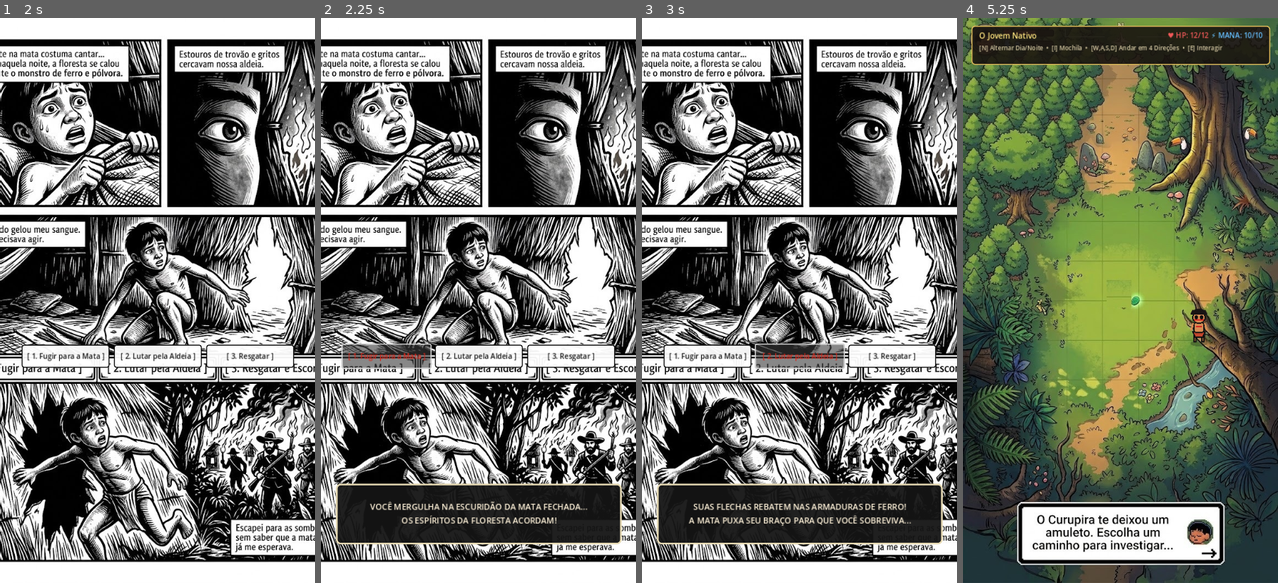
Above: before the commit, frames 1-4 (left to right).
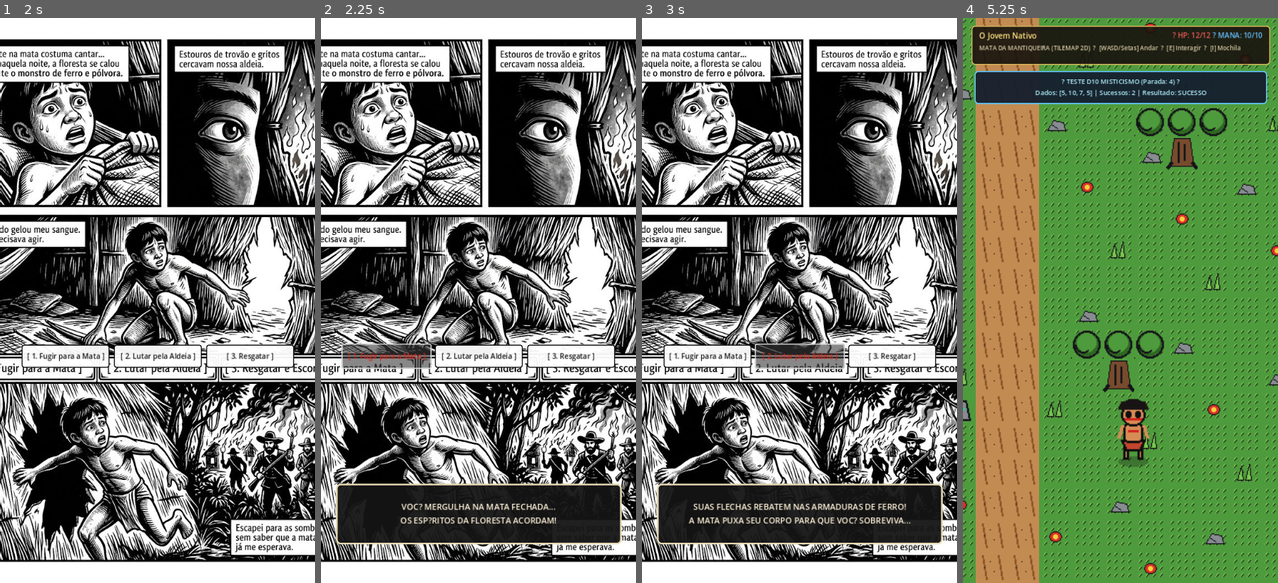
Above: after the commit, the same moments.

Repository: thofurtado/Fogo-Fatuo-e-Ferro
Game: Godot game, scene res://Scenes/MainMenu.tscn
Same seed, same stepped clock (60 frames per second), same inputs: the game is played once before the commit and once after it.
Inputs:
- Up to frame 1 (2 s): click "✦ INICIAR AVENTURA ✦" at 0.5 s; click "✦ ESCOLHER ESTE ARQUÉTIPO ✦" at 1.25 s
- Up to frame 2 (2.25 s): click "[ 1. Fugir para a Mata ]" at 2 s
- Up to frame 3 (3 s): click "[ 2. Lutar pela Aldeia ]" at 2.75 s
- Up to frame 4 (5.25 s): click "[ 3. Resgatar ]" at 3.5 s; tap E at 4.25, 4.55, 5.1 s; hold Right (ui_right) 4.28-5.03 s; tap I at 4.35, 5 s; tap Enter (ui_accept) at 4.52 s; hold Down (ui_down) from 5.03 s (still down)

Frame 1 is identical in both runs. In frame 2, 0.9% of the frame differs, in the area x 15-85%, y 85-90%; in frame 3, 0.3%; in frame 4, 91%, in the area x 0-100%, y 0-100%.

Commit message:
feat(tilemap): implementa mundo modular 2D bloco a bloco com estética de gibi brasileiro e TileMapLayer

Diff:
--- /dev/null
+++ b/Assets/Tilesets/colonial_tileset.tres
@@ -0,0 +1,42 @@
+[gd_resource type="TileSet" load_steps=3 format=3]
+
+[ext_resource type="Texture2D" uid="uid://be1ek8snw03gk" path="res://Assets/Tilesets/tileset_colonial_gibi.png" id="1_tileset_tex"]
+
+[sub_resource type="TileSetAtlasSource" id="TileSetAtlasSource_colonial"]
+texture = ExtResource("1_tileset_tex")
+texture_region_size = Vector2i(32, 32)
+0:0/0 = 0
+1:0/0 = 0
+2:0/0 = 0
+3:0/0 = 0
+4:0/0 = 0
+0:1/0 = 0
+1:1/0 = 0
+2:1/0 = 0
+3:1/0 = 0
+4:1/0 = 0
+0:2/0 = 0
+1:2/0 = 0
+2:2/0 = 0
+0:3/0 = 0
+1:3/0 = 0
+2:3/0 = 0
+3:3/0 = 0
+4:3/0 = 0
+0:4/0 = 0
+0:4/0/y_sort_origin = 14
+1:4/0 = 0
+2:4/0 = 0
+0:5/0 = 0
+1:5/0 = 0
+2:5/0 = 0
+3:5/0 = 0
+0:6/0 = 0
+1:6/0 = 0
+2:6/0 = 0
+0:7/0 = 0
+
+[resource]
+tile_size = Vector2i(32, 32)
+physics_layer_0/collision_layer = 1
+sources/0 = SubResource("TileSetAtlasSource_colonial")
--- /dev/null
+++ b/Scenes/MataTileMap.tscn
@@ -0,0 +1,264 @@
+[gd_scene load_steps=10 format=3]
+
+[ext_resource type="Script" path="res://Scripts/MataTileMap.gd" id="1_world"]
+[ext_resource type="TileSet" path="res://Assets/Tilesets/colonial_tileset.tres" id="2_tileset"]
+[ext_resource type="Script" path="res://Scripts/CurumimPlayer.gd" id="3_player"]
+[ext_resource type="Texture2D" path="res://Assets/Sprites/curumim_spritesheet.png" id="4_sheet"]
+
+[sub_resource type="CircleShape2D" id="CircleShape2D_player"]
+radius = 14.0
+
+[sub_resource type="StyleBoxFlat" id="StyleBoxFlat_hud"]
+bg_color = Color(0.1, 0.08, 0.06, 0.92)
+border_width_left = 2
+border_width_top = 2
+border_width_right = 2
+border_width_bottom = 2
+border_color = Color(0.85, 0.72, 0.35, 1)
+corner_radius_top_left = 6
+corner_radius_top_right = 6
+corner_radius_bottom_right = 6
+corner_radius_bottom_left = 6
+
+[sub_resource type="StyleBoxFlat" id="StyleBoxFlat_dice"]
+bg_color = Color(0.08, 0.12, 0.18, 0.95)
+border_width_left = 2
+border_width_top = 2
+border_width_right = 2
+border_width_bottom = 2
+border_color = Color(0.4, 0.8, 1, 1)
+corner_radius_top_left = 6
+corner_radius_top_right = 6
+corner_radius_bottom_right = 6
+corner_radius_bottom_left = 6
+
+[sub_resource type="StyleBoxFlat" id="StyleBoxFlat_dialogue"]
+bg_color = Color(1, 1, 1, 0.98)
+border_width_left = 3
+border_width_top = 3
+border_width_right = 3
+border_width_bottom = 3
+border_color = Color(0.08, 0.08, 0.08, 1)
+corner_radius_top_left = 8
+corner_radius_top_right = 8
+corner_radius_bottom_right = 8
+corner_radius_bottom_left = 8
+shadow_color = Color(0, 0, 0, 0.25)
+shadow_size = 6
+shadow_offset = Vector2(0, 4)
+
+[sub_resource type="StyleBoxFlat" id="StyleBoxFlat_inv"]
+bg_color = Color(0.08, 0.07, 0.05, 0.96)
+border_width_left = 3
+border_width_top = 3
+border_width_right = 3
+border_width_bottom = 3
+border_color = Color(0.85, 0.75, 0.4, 1)
+corner_radius_top_left = 10
+corner_radius_top_right = 10
+corner_radius_bottom_right = 10
+corner_radius_bottom_left = 10
+
+[node name="World" type="Node2D"]
+y_sort_enabled = true
+script = ExtResource("1_world")
+
+[node name="ChaoLayer" type="TileMapLayer" parent="."]
+tile_set = ExtResource("2_tileset")
+
+[node name="ObjetosLayer" type="TileMapLayer" parent="."]
+y_sort_enabled = true
+tile_set = ExtResource("2_tileset")
+
+[node name="Player" type="CharacterBody2D" parent="."]
+y_sort_enabled = true
+position = Vector2(656, 1088)
+script = ExtResource("3_player")
+
+[node name="Sprite2D" type="Sprite2D" parent="Player"]
+scale = Vector2(1.2, 1.2)
+texture = ExtResource("4_sheet")
+hframes = 3
+vframes = 4
+frame = 1
+
+[node name="CollisionShape2D" type="CollisionShape2D" parent="Player"]
+position = Vector2(0, 16)
+shape = SubResource("CircleShape2D_player")
+
+[node name="Camera2D" type="Camera2D" parent="Player"]
+zoom = Vector2(1.8, 1.8)
+limit_left = 0
+limit_top = 0
+limit_right = 1280
+limit_bottom = 1280
+position_smoothing_enabled = true
+
+[node name="CopasLayer" type="TileMapLayer" parent="."]
+z_index = 1
+tile_set = ExtResource("2_tileset")
+
+[node name="UILayer" type="CanvasLayer" parent="."]
+
+[node name="TopHUD" type="PanelContainer" parent="UILayer"]
+anchors_preset = 10
+anchor_right = 1.0
+offset_left = 14.0
+offset_top = 14.0
+offset_right = -14.0
+offset_bottom = 85.0
+grow_horizontal = 2
+theme_override_styles/panel = SubResource("StyleBoxFlat_hud")
+
+[node name="MarginContainer" type="MarginContainer" parent="UILayer/TopHUD"]
+layout_mode = 2
+theme_override_constants/margin_left = 12
+theme_override_constants/margin_top = 6
+theme_override_constants/margin_right = 12
+theme_override_constants/margin_bottom = 6
+
+[node name="VBoxContainer" type="VBoxContainer" parent="UILayer/TopHUD/MarginContainer"]
+layout_mode = 2
+
+[node name="HBoxContainer" type="HBoxContainer" parent="UILayer/TopHUD/MarginContainer/VBoxContainer"]
+layout_mode = 2
+
+[node name="HeroLabel" type="Label" parent="UILayer/TopHUD/MarginContainer/VBoxContainer/HBoxContainer"]
+layout_mode = 2
+theme_override_colors/font_color = Color(1, 0.9, 0.5, 1)
+theme_override_font_sizes/font_size = 14
+text = "O JOVEM NATIVO"
+
+[node name="Spacer" type="Control" parent="UILayer/TopHUD/MarginContainer/VBoxContainer/HBoxContainer"]
+layout_mode = 2
+size_flags_horizontal = 3
+
+[node name="HpLabel" type="Label" parent="UILayer/TopHUD/MarginContainer/VBoxContainer/HBoxContainer"]
+layout_mode = 2
+theme_override_colors/font_color = Color(0.95, 0.35, 0.35, 1)
+theme_override_font_sizes/font_size = 13
+text = "? HP: 12/12"
+
+[node name="ManaLabel" type="Label" parent="UILayer/TopHUD/MarginContainer/VBoxContainer/HBoxContainer"]
+layout_mode = 2
+theme_override_colors/font_color = Color(0.4, 0.75, 1, 1)
+theme_override_font_sizes/font_size = 13
+text = "  ? MANA: 10/10"
+
+[node name="Notice" type="Label" parent="UILayer/TopHUD/MarginContainer/VBoxContainer"]
+layout_mode = 2
+theme_override_colors/font_color = Color(0.85, 0.8, 0.65, 1)
+theme_override_font_sizes/font_size = 11
+text = "MATA DA MANTIQUEIRA (TILEMAP 2D)  ?  [WASD/Setas] Andar  ?  [E] Interagir  ?  [I] Mochila"
+
+[node name="DiceLogPanel" type="PanelContainer" parent="UILayer"]
+visible = false
+anchors_preset = 10
+anchor_right = 1.0
+offset_left = 20.0
+offset_top = 96.0
+offset_right = -20.0
+offset_bottom = 156.0
+grow_horizontal = 2
+theme_override_styles/panel = SubResource("StyleBoxFlat_dice")
+
+[node name="MarginContainer" type="MarginContainer" parent="UILayer/DiceLogPanel"]
+layout_mode = 2
+theme_override_constants/margin_left = 10
+theme_override_constants/margin_top = 8
+theme_override_constants/margin_right = 10
+theme_override_constants/margin_bottom = 8
+
+[node name="DiceLogLabel" type="Label" parent="UILayer/DiceLogPanel/MarginContainer"]
+layout_mode = 2
+theme_override_colors/font_color = Color(0.7, 0.95, 1, 1)
+theme_override_font_sizes/font_size = 12
+text = "TESTE DE DADOS STORYTELLER..."
+horizontal_alignment = 1
+
+[node name="DialogueBox" type="PanelContainer" parent="UILayer"]
+visible = false
+anchors_preset = 12
+anchor_top = 1.0
+anchor_right = 1.0
+anchor_bottom = 1.0
+offset_left = 20.0
+offset_top = -140.0
+offset_right = -20.0
+offset_bottom = -20.0
+grow_horizontal = 2
+grow_vertical = 0
+theme_override_styles/panel = SubResource("StyleBoxFlat_dialogue")
+
+[node name="MarginContainer" type="MarginContainer" parent="UILayer/DialogueBox"]
+layout_mode = 2
+theme_override_constants/margin_left = 14
+theme_override_constants/margin_top = 10
+theme_override_constants/margin_right = 14
+theme_override_constants/margin_bottom = 10
+
+[node name="VBoxContainer" type="VBoxContainer" parent="UILayer/DialogueBox/MarginContainer"]
+layout_mode = 2
+
+[node name="Speaker" type="Label" parent="UILayer/DialogueBox/MarginContainer/VBoxContainer"]
+layout_mode = 2
+theme_override_colors/font_color = Color(0.85, 0.25, 0.15, 1)
+theme_override_font_sizes/font_size = 13
+text = "CR?NICA DA MANTIQUEIRA:"
+
+[node name="DialogueText" type="Label" parent="UILayer/DialogueBox/MarginContainer/VBoxContainer"]
+layout_mode = 2
+theme_override_colors/font_color = Color(0.08, 0.08, 0.08, 1)
+theme_override_font_sizes/font_size = 14
+text = "Voc? pisa na mata viva..."
+autowrap_mode = 2
+
+[node name="InventoryPanel" type="PanelContainer" parent="UILayer"]
+visible = false
+anchors_preset = 8
+anchor_left = 0.5
+anchor_top = 0.5
+anchor_right = 0.5
+anchor_bottom = 0.5
+offset_left = -220.0
+offset_top = -180.0
+offset_right = 220.0
+offset_bottom = 180.0
+grow_horizontal = 2
+grow_vertical = 2
+theme_override_styles/panel = SubResource("StyleBoxFlat_inv")
+
+[node name="MarginContainer" type="MarginContainer" parent="UILayer/InventoryPanel"]
+layout_mode = 2
+theme_override_constants/margin_left = 18
+theme_override_constants/margin_top = 16
+theme_override_constants/margin_right = 18
+theme_override_constants/margin_bottom = 16
+
+[node name="VBoxContainer" type="VBoxContainer" parent="UILayer/InventoryPanel/MarginContainer"]
+layout_mode = 2
+theme_override_constants/separation = 12
+
+[node name="Title" type="Label" parent="UILayer/InventoryPanel/MarginContainer/VBoxContainer"]
+layout_mode = 2
+theme_override_colors/font_color = Color(1, 0.88, 0.45, 1)
+theme_override_font_sizes/font_size = 16
+text = "FICHA DO HER?I & MOCHILA"
+horizontal_alignment = 1
+
+[node name="HSeparator" type="HSeparator" parent="UILayer/InventoryPanel/MarginContainer/VBoxContainer"]
+layout_mode = 2
+
+[node name="ItemListLabel" type="Label" parent="UILayer/InventoryPanel/MarginContainer/VBoxContainer"]
+layout_mode = 2
+size_flags_vertical = 3
+theme_override_colors/font_color = Color(0.9, 0.85, 0.8, 1)
+theme_override_font_sizes/font_size = 14
+text = "ITENS NA MOCHILA..."
+
+[node name="Hint" type="Label" parent="UILayer/InventoryPanel/MarginContainer/VBoxContainer"]
+layout_mode = 2
+theme_override_colors/font_color = Color(0.6, 0.55, 0.5, 1)
+theme_override_font_sizes/font_size = 12
+text = "[Pressione 'I' para fechar a mochila]"
+horizontal_alignment = 1
--- a/Scripts/ComicPrologue.gd
+++ b/Scripts/ComicPrologue.gd
@@ -13,20 +13,19 @@
 	btn_resgatar.pressed.connect(_on_resgatar_pressed)
 
 func _on_fugir_pressed():
-	# Transição para a floresta
 	feedback_panel.visible = true
-	feedback_label.text = "VOCÊ MERGULHA NA ESCURIDÃO DA MATA FECHADA...\nOS ESPÍRITOS DA FLORESTA ACORDAM!"
+	feedback_label.text = "VOC? MERGULHA NA MATA FECHADA...\nOS ESP?RITOS DA FLORESTA ACORDAM!"
 	await get_tree().create_timer(1.8).timeout
-	get_tree().change_scene_to_file("res://Scenes/ForestGame.tscn")
+	get_tree().change_scene_to_file("res://Scenes/MataTileMap.tscn")
 
 func _on_lutar_pressed():
 	feedback_panel.visible = true
-	feedback_label.text = "SUAS FLECHAS REBATEM NAS ARMADURAS DE FERRO!\nA MATA PUXA SEU BRAÇO PARA QUE VOCÊ SOBREVIVA..."
-	await get_tree().create_timer(2.5).timeout
-	get_tree().change_scene_to_file("res://Scenes/ForestGame.tscn")
+	feedback_label.text = "SUAS FLECHAS REBATEM NAS ARMADURAS DE FERRO!\nA MATA PUXA SEU CORPO PARA QUE VOC? SOBREVIVA..."
+	await get_tree().create_timer(2.0).timeout
+	get_tree().change_scene_to_file("res://Scenes/MataTileMap.tscn")
 
 func _on_resgatar_pressed():
 	feedback_panel.visible = true
-	feedback_label.text = "VOCÊ ESCONDE AS CRIANÇAS NO OCO DA JAQUEIRA SAGRADA E PARTE PARA DESPISTAR OS INVASORES!"
-	await get_tree().create_timer(2.5).timeout
-	get_tree().change_scene_to_file("res://Scenes/ForestGame.tscn")
+	feedback_label.text = "VOC? DESPISTA OS INVASORES E ENTRA NAS TRILHAS DA SERRA!"
+	await get_tree().create_timer(2.0).timeout
+	get_tree().change_scene_to_file("res://Scenes/MataTileMap.tscn")
--- /dev/null
+++ b/Scripts/MataTileMap.gd
@@ -0,0 +1,289 @@
+extends Node2D
+
+@onready var chao_layer = $ChaoLayer
+@onready var objetos_layer = $ObjetosLayer
+@onready var copas_layer = $CopasLayer
+@onready var player = $Player
+@onready var camera = $Player/Camera2D
+
+# HUD & UI
+@onready var dialogue_box = $UILayer/DialogueBox
+@onready var dialogue_label = $UILayer/DialogueBox/MarginContainer/VBoxContainer/DialogueText
+@onready var speaker_label = $UILayer/DialogueBox/MarginContainer/VBoxContainer/Speaker
+@onready var dice_log_panel = $UILayer/DiceLogPanel
+@onready var dice_log_text = $UILayer/DiceLogPanel/MarginContainer/DiceLogLabel
+@onready var inventory_panel = $UILayer/InventoryPanel
+@onready var inventory_text = $UILayer/InventoryPanel/MarginContainer/VBoxContainer/ItemListLabel
+
+@onready var hud_hero_name = $UILayer/TopHUD/MarginContainer/VBoxContainer/HBoxContainer/HeroLabel
+@onready var hud_hp = $UILayer/TopHUD/MarginContainer/VBoxContainer/HBoxContainer/HpLabel
+@onready var hud_mana = $UILayer/TopHUD/MarginContainer/VBoxContainer/HBoxContainer/ManaLabel
+
+# Zonas de Intera??o
+var active_interactable = null
+var chest_opened = false
+var amulet_taken = false
+var flame_blessed = false
+
+func _ready():
+	dialogue_box.visible = false
+	dice_log_panel.visible = false
+	inventory_panel.visible = false
+
+	_build_world_map()
+	_setup_interaction_areas()
+	_update_hud()
+
+	_show_hint("CR?NICA DA MANTIQUEIRA", "Bem-vindo ao mundo vivo de Fogo-F?tuo & Ferro! Use [WASD] ou Setas para andar livremente. Aproxime-se dos objetos e aperte [E] para interagir. [I] abre a mochila.")
+
+func _build_world_map():
+	var MAP_SIZE = 40 # 40x40 tiles (1280x1280 pixels)
+
+	# 1. Preenchimento de Grama Base com Varia??es
+	for x in range(MAP_SIZE):
+		for y in range(MAP_SIZE):
+			var tile_type = Vector2i(0, 0) # Grama pura
+			var r = (x * 7 + y * 13) % 17
+			if r == 1:
+				tile_type = Vector2i(1, 0) # Capim alto
+			elif r == 2:
+				tile_type = Vector2i(2, 0) # Flor silvestre
+			elif r == 3:
+				tile_type = Vector2i(3, 0) # Pedra na grama
+			chao_layer.set_cell(Vector2i(x, y), 0, tile_type)
+
+	# 2. Estrada de Terra Batida dos Tropeiros (corta de Sul a Norte, com ramifica??es)
+	for y in range(8, MAP_SIZE):
+		chao_layer.set_cell(Vector2i(20, y), 0, Vector2i(0, 1))
+		chao_layer.set_cell(Vector2i(21, y), 0, Vector2i(0, 1))
+
+	# Ramifica??o Oeste (Para o Rancho Tropeiro: Y=18, X de 8 a 20)
+	for x in range(8, 20):
+		chao_layer.set_cell(Vector2i(x, 18), 0, Vector2i(0, 1))
+		chao_layer.set_cell(Vector2i(x, 19), 0, Vector2i(0, 1))
+
+	# Ramifica??o Leste (Para o Brejo: Y=18, X de 21 a 32)
+	for x in range(21, 33):
+		chao_layer.set_cell(Vector2i(x, 18), 0, Vector2i(0, 1))
+		chao_layer.set_cell(Vector2i(x, 19), 0, Vector2i(0, 1))
+
+	# 3. O Brejo do Fogo-F?tuo (Nordeste: X de 28 a 38, Y de 6 a 16)
+	for x in range(28, 39):
+		for y in range(6, 17):
+			var water_tile = Vector2i(0, 2) # ?gua escura
+			if (x + y) % 5 == 0:
+				water_tile = Vector2i(1, 2) # Vit?ria-r?gia
+			elif (x == 33 and y == 11):
+				water_tile = Vector2i(2, 2) # Reflexo azul do fogo-f?tuo
+			chao_layer.set_cell(Vector2i(x, y), 0, water_tile)
+
+	# Pontilh?o de t?buas cruzando o Brejo at? o Altar
+	for x in range(29, 34):
+		chao_layer.set_cell(Vector2i(x, 11), 0, Vector2i(0, 7))
+
+	# 4. Objetos e Constru??es na Camada Y-Sort
+	# Rancho dos Tropeiros (X=9 a 14, Y=12 a 15)
+	for x in range(9, 15):
+		for y in range(12, 16):
+			if y == 12:
+				objetos_layer.set_cell(Vector2i(x, y), 0, Vector2i(3, 3)) # Telhado
+			elif y == 15 and x == 11:
+				objetos_layer.set_cell(Vector2i(x, y), 0, Vector2i(2, 3)) # Porta de madeira
+			elif y == 15 and (x == 10 or x == 13):
+				objetos_layer.set_cell(Vector2i(x, y), 0, Vector2i(1, 3)) # Janela colonial
+			else:
+				objetos_layer.set_cell(Vector2i(x, y), 0, Vector2i(0, 3)) # Taipa pau-a-pique
+
+	# Cerca de mour?o do rancho
+	for x in range(8, 16):
+		objetos_layer.set_cell(Vector2i(x, 17), 0, Vector2i(4, 3))
+
+	# Fogueira e Ba? de carga junto ao rancho
+	objetos_layer.set_cell(Vector2i(12, 18), 0, Vector2i(0, 5)) # Fogueira tropeira
+	objetos_layer.set_cell(Vector2i(14, 18), 0, Vector2i(1, 5)) # Ba? com ferro
+
+	# Placa na Encruzilhada (X=20, Y=17)
+	objetos_layer.set_cell(Vector2i(20, 17), 0, Vector2i(3, 5))
+
+	# Altar de Pedra e Fogo-F?tuo no Brejo (X=34, Y=11)
+	objetos_layer.set_cell(Vector2i(34, 11), 0, Vector2i(1, 6)) # Totem/Altar
+	objetos_layer.set_cell(Vector2i(34, 10), 0, Vector2i(0, 6)) # Chama Fogo-F?tuo
+	objetos_layer.set_cell(Vector2i(31, 14), 0, Vector2i(2, 6)) # Ossada do bandeirante
+
+	# Floresta de Jequitib?s e Arauc?rias (Troncos com Y-Sort e Copas na camada superior)
+	var tree_positions = [
+		Vector2i(17, 32), Vector2i(24, 33), Vector2i(15, 27), Vector2i(26, 26),
+		Vector2i(18, 22), Vector2i(23, 21), Vector2i(6, 10), Vector2i(16, 9),
+		Vector2i(25, 10), Vector2i(27, 4), Vector2i(17, 12), Vector2i(5, 22),
+		Vector2i(6, 30), Vector2i(32, 28), Vector2i(35, 22), Vector2i(36, 18)
+	]
+	for pos in tree_positions:
+		# Tronco no ch?o (Y-Sort)
+		objetos_layer.set_cell(pos, 0, Vector2i(0, 4))
+		# Copa frondosa acima (CopasLayer - jogador passa por baixo)
+		copas_layer.set_cell(Vector2i(pos.x, pos.y - 1), 0, Vector2i(1, 4))
+		copas_layer.set_cell(Vector2i(pos.x - 1, pos.y - 1), 0, Vector2i(1, 4))
+		copas_layer.set_cell(Vector2i(pos.x + 1, pos.y - 1), 0, Vector2i(1, 4))
+
+	# Curupira Totem na Clareira Sul (X=19, Y=34)
+	objetos_layer.set_cell(Vector2i(19, 34), 0, Vector2i(1, 6))
+
+func _setup_interaction_areas():
+	# Configura n?s de ?rea para checar proximidade do jogador
+	_add_trigger("curupira", Vector2(19 * 32 + 16, 34 * 32 + 16), 48.0)
+	_add_trigger("amulet", Vector2(22 * 32 + 16, 34 * 32 + 16), 40.0)
+	_add_trigger("sign", Vector2(20 * 32 + 16, 17 * 32 + 16), 44.0)
+	_add_trigger("fire", Vector2(12 * 32 + 16, 18 * 32 + 16), 45.0)
+	_add_trigger("chest", Vector2(14 * 32 + 16, 18 * 32 + 16), 40.0)
+	_add_trigger("cabin_door", Vector2(11 * 32 + 16, 15 * 32 + 16), 40.0)
+	_add_trigger("fogofatuo", Vector2(34 * 32 + 16, 11 * 32 + 16), 55.0)
+	_add_trigger("ossada", Vector2(31 * 32 + 16, 14 * 32 + 16), 42.0)
+
+func _add_trigger(trigger_name: String, pos: Vector2, radius: float):
+	var area = Area2D.new()
+	area.name = trigger_name
+	area.position = pos
+	var col = CollisionShape2D.new()
+	var shape = CircleShape2D.new()
+	shape.radius = radius
+	col.shape = shape
+	area.add_child(col)
+	add_child(area)
+
+	area.body_entered.connect(func(body):
+		if body.name == "Player":
+			active_interactable = trigger_name
+			_on_trigger_hint(trigger_name)
+	)
+	area.body_exited.connect(func(body):
+		if body.name == "Player" and active_interactable == trigger_name:
+			active_interactable = null
+	)
+
+func _on_trigger_hint(t: String):
+	match t:
+		"curupira":
+			_show_hint("TOTEM DO CURUPIRA", "Tronco ancestral consagrado ao senhor das matas. Pressione [E] para oferenda e teste de Misticismo.")
+		"amulet":
+			if not amulet_taken:
+				_show_hint("BRILHO NA RELVA", "Um Amuleto de Esmeralda Antigo cintila entre as folhas. Pressione [E] para recolher.")
+		"sign":
+			_show_hint("PLACA DA ENCRUZILHADA", "Pressione [E] para ler as dire??es entalhadas.")
+		"fire":
+			_show_hint("FOGUEIRA TROPEIRA", "Brasas quentes e caldeir?o de feij?o. Pressione [E] para descansar e restaurar +4 Vida.")
+		"chest":
+			if not chest_opened:
+				_show_hint("BA? DE CARGA", "Ba? de madeira refor?ado com ferro. Pressione [E] para for?ar a tranca.")
+		"cabin_door":
+			_show_hint("PORTA DO POUSO", "Porta de pau-a-pique trancada por dentro. Pressione [E] para bater.")
+		"fogofatuo":
+			_show_hint("ALTAR DO FOGO-F?TUO", "Uma labareda azul queima sobre as ?guas negras. Pressione [E] para comunh?o ancestral.")
+		"ossada":
+			_show_hint("OSSADA NA LAMA", "Restos de um soldado bandeirante. Pressione [E] para vasculhar.")
+
+func _unhandled_input(event):
+	if event is InputEventKey and event.pressed and not event.echo:
+		if event.keycode == KEY_I:
+			inventory_panel.visible = !inventory_panel.visible
+			_refresh_inventory()
+
+		if event.keycode == KEY_E or event.keycode == KEY_SPACE:
+			if active_interactable != null:
+				_interact(active_interactable)
+			elif dialogue_box.visible:
+				dialogue_box.visible = false
+
+func _interact(t: String):
+	var arch = GameManager.current_archetype
+	match t:
+		"curupira":
+			var pool = max(1, arch["misticismo"])
+			var roll = DiceRoller.rolar_teste(pool, 6)
+			dice_log_panel.visible = true
+			dice_log_text.text = "? TESTE D10 MISTICISMO (Parada: %d) ?\nDados: %s | Sucessos: %d | Resultado: %s" % [
+				pool, str(roll["dados_rolados"]), roll["sucessos_finais"], roll["resultado_narrativo"].to_upper()
+			]
+			if roll["sucessos_finais"] > 0:
+				_show_hint("O CURUPIRA:", "'Seus p?s sabem respeitar o ch?o da floresta, %s! V? em paz pelo caminho do ferro ou da chama!'" % arch["name"])
+			else:
+				_show_hint("O CURUPIRA:", "'Hihihi! As ?rvores trocam de lugar diante dos olhos dos desavisados!' (Voc? sente uma tontura na trilha!)")
+		"amulet":
+			if not amulet_taken:
+				amulet_taken = true
+				GameManager.add_item("Amuleto de Esmeralda do Curupira")
+				_update_hud()
+				_show_hint("AMULETO RECOLHIDO:", "Voc? pegou o Amuleto de Esmeralda! Ele pulsa suavemente e protege seu esp?rito nas ?guas.")
+		"sign":
+			_show_hint("PLACA ENTALHADA:", "? OESTE: Pouso e Rancho dos Tropeiros\n? LESTE: Brejo do Fogo-F?tuo e Altar\n? SUL: Clareira dos Jequitib?s")
+		"fire":
+			arch["vida_atual"] = min(arch["vida_max"], arch["vida_atual"] + 4)
+			_update_hud()
+			_show_hint("DESCANSO:", "Voc? se aquece nas brasas da fogueira e bebe um gole de caf? de milho torrado. Recuperou +4 de Vida!")
+		"chest":
+			if not chest_opened:
+				chest_opened = true
+				GameManager.add_item("Fac?o de Tr?s Listras (Ferro Forjado)")
+				GameManager.add_item("Feij?o Tropeiro da Serra (+6 HP)")
+				GameManager.add_item("Carta Secreta da Coroa")
+				objetos_layer.set_cell(Vector2i(14, 18), 0, Vector2i(2, 5)) # Muda para ba? aberto!
+				_update_hud()
+				_show_hint("BA? ABERTO:", "Voc? encontrou um Fac?o de Tr?s Listras, por??o de Feij?o Tropeiro e uma Carta com o mapa de patrulha das mil?cias!")
+		"cabin_door":
+			_show_hint("VOZ DE DENTRO:", "Toc-toc... 'Quem t? no terreiro? Se for capit?o-do-mato ou feitor, vai levar carga de chumbo grosso!'")
+		"fogofatuo":
+			if flame_blessed:
+				_show_hint("FOGO-F?TUO:", "A chama azul queima serena, j? entrela?ada com a sua centelha ancestral.")
+				return
+			var has_amulet = false
+			for item in GameManager.inventory:
+				if "Amuleto" in item or "Esmeralda" in item:
+					has_amulet = true
+					break
+			if has_amulet:
+				flame_blessed = true
+				GameManager.add_item("Centelha de Boitat? (Chama Sagrada)")
+				arch["mana_atual"] = min(arch["mana_max"], arch["mana_atual"] + 6)
+				arch["vida_atual"] = min(arch["vida_max"], arch["vida_atual"] + 3)
+				_update_hud()
+				_show_hint("HARMONIA ESPIRITUAL:", "O Amuleto de Esmeralda brilha em resson?ncia com a ?gua! As labaredas azuis envolvem seu her?i com calor m?stico: Vida e Mana restauradas e Centelha de Boitat? obtida!")
+			else:
+				var pool = max(1, arch["misticismo"])
+				var roll = DiceRoller.rolar_teste(pool, 6)
+				dice_log_panel.visible = true
+				dice_log_text.text = "? TESTE D10 MISTICISMO NO BREJO ?\nDados: %s | Sucessos: %d | %s" % [
+					str(roll["dados_rolados"]), roll["sucessos_finais"], roll["resultado_narrativo"].to_upper()
+				]
+				flame_blessed = true
+				if roll["sucessos_finais"] > 0:
+					GameManager.add_item("Centelha de Boitat? (Chama Sagrada)")
+					arch["mana_atual"] = min(arch["mana_max"], arch["mana_atual"] + 4)
+					_update_hud()
+					_show_hint("SUCESSO:", "Sua mente domina o vapor do brejo! A chama reconhece sua for?a: +4 Mana e Centelha de Boitat? obtida!")
+				else:
+					arch["vida_atual"] = max(1, arch["vida_atual"] - 2)
+					GameManager.add_item("Frasco de N?voa Fria")
+					_update_hud()
+					_show_hint("GOLPE G?LIDO:", "O arrepio g?lido da n?voa queima sua alma (-2 Vida)! Voc? retira a m?o com um Frasco de N?voa Fria.")
+		"ossada":
+			GameManager.add_item("B?ssola de Lat?o Colonial")
+			GameManager.add_item("Dobr?es Antigos de Prata")
+			_update_hud()
+			_show_hint("DESPOJOS:", "Voc? desenterra da lama uma velha B?ssola de Lat?o e moedas coloniais de prata!")
+
+func _show_hint(speaker: String, text: String):
+	speaker_label.text = speaker
+	dialogue_label.text = text
+	dialogue_box.visible = true
+
+func _update_hud():
+	var arch = GameManager.current_archetype
+	hud_hero_name.text = arch["name"]
+	hud_hp.text = "? HP: %d/%d" % [arch["vida_atual"], arch["vida_max"]]
+	hud_mana.text = "? MANA: %d/%d" % [arch["mana_atual"], arch["mana_max"]]
+	_refresh_inventory()
+
+func _refresh_inventory():
+	var text = "ITENS NA MOCHILA:\n"
+	for item in GameManager.inventory:
+		text += "? " + item + "\n"
+	inventory_text.text = text
Binary file added: Assets/Tilesets/tileset_colonial_gibi.png
Not shown, added: Assets/Tilesets/tileset_colonial_gibi.png.import
Not shown, added: Docs/TILEMAP_RPG_GIBI.md
